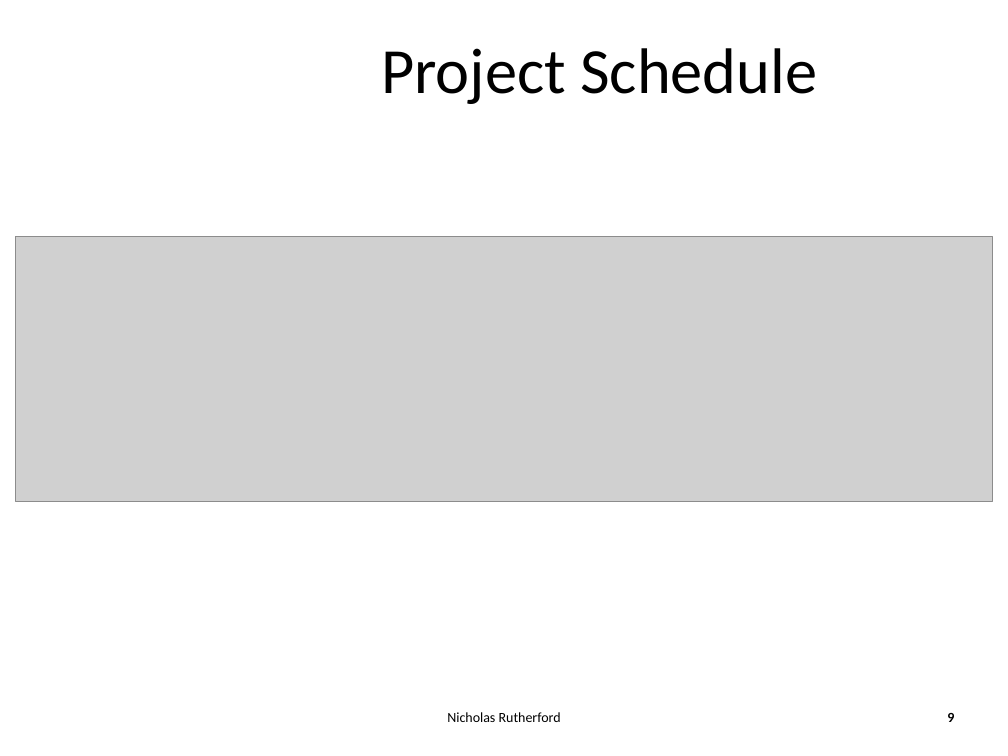
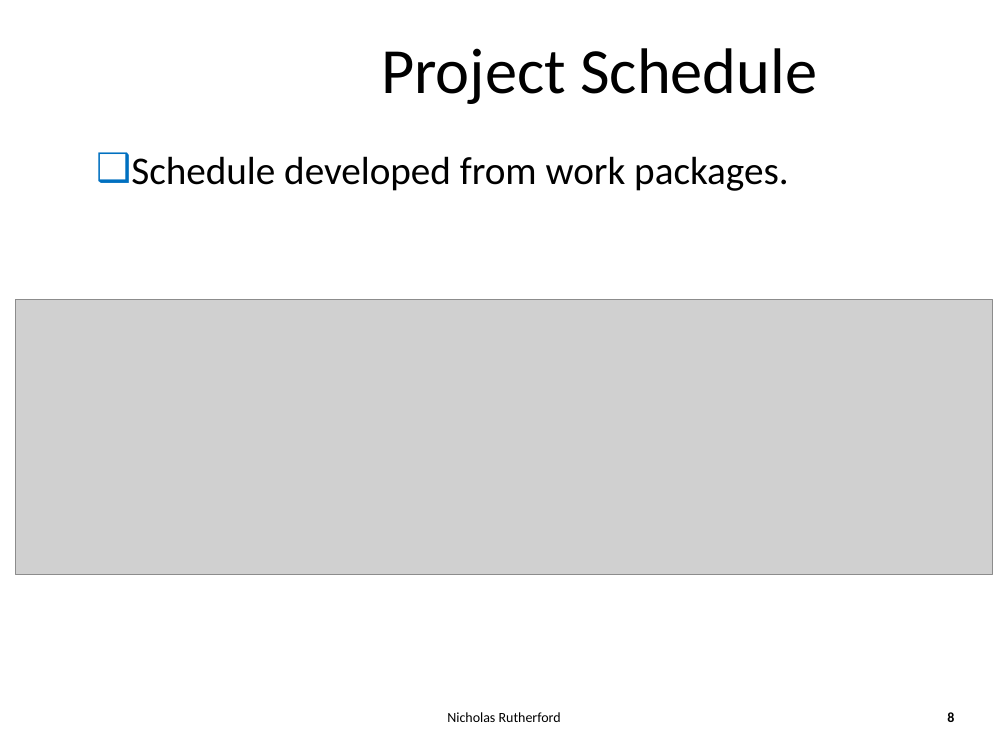
Before and after one commit to ArnCarveris/qut-pfms, a slide deck: slide 8 of docproject/PFMS Smartskies Presentation Semester 1.pptx (slide 9 before the commit). Drawn at 1008x756 pixels with LibreOffice and Linux fonts; fonts in the diff are those of the drawing; grey boxes stand for pictures; background and template pictures are left out. Boxes give left, top, right and bottom in pixels: in the first picture for what was removed or moved away, otherwise in the second. Text is boxed around its words. In the diff, an @@ line names an element or a change of style, - is before the commit and + after.

```diff
--- a/docproject/PFMS Smartskies Presentation Semester 1.pptx
+++ b/docproject/PFMS Smartskies Presentation Semester 1.pptx
@@ text added at <box>131,156,789,191</box>, 28 pt, text #000000 @@
+  ❑ Schedule developed from work packages.
@@ picture: place and size @@
-picture at <box>16,236,993,501</box>
+picture at <box>16,299,993,575</box>
@@ page number at <box>947,712,954,722</box>: text changed @@
-9
+8
```
Also in this commit, not shown: 12 other slides changed, 1 slide removed.
